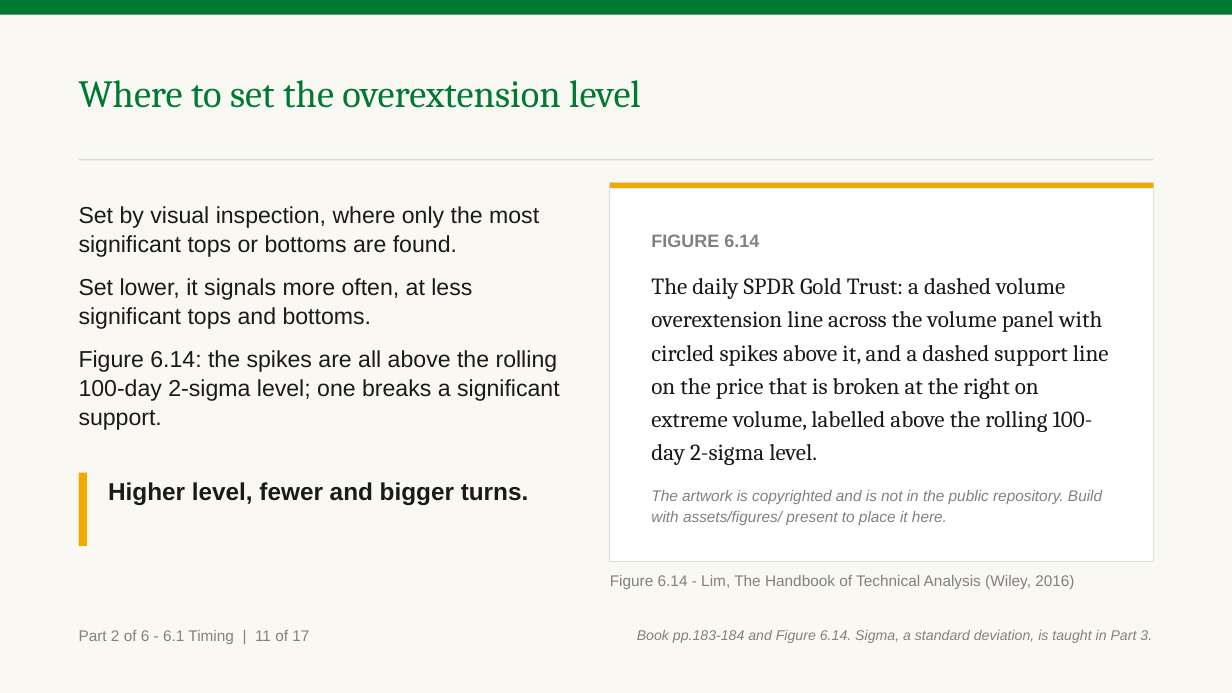
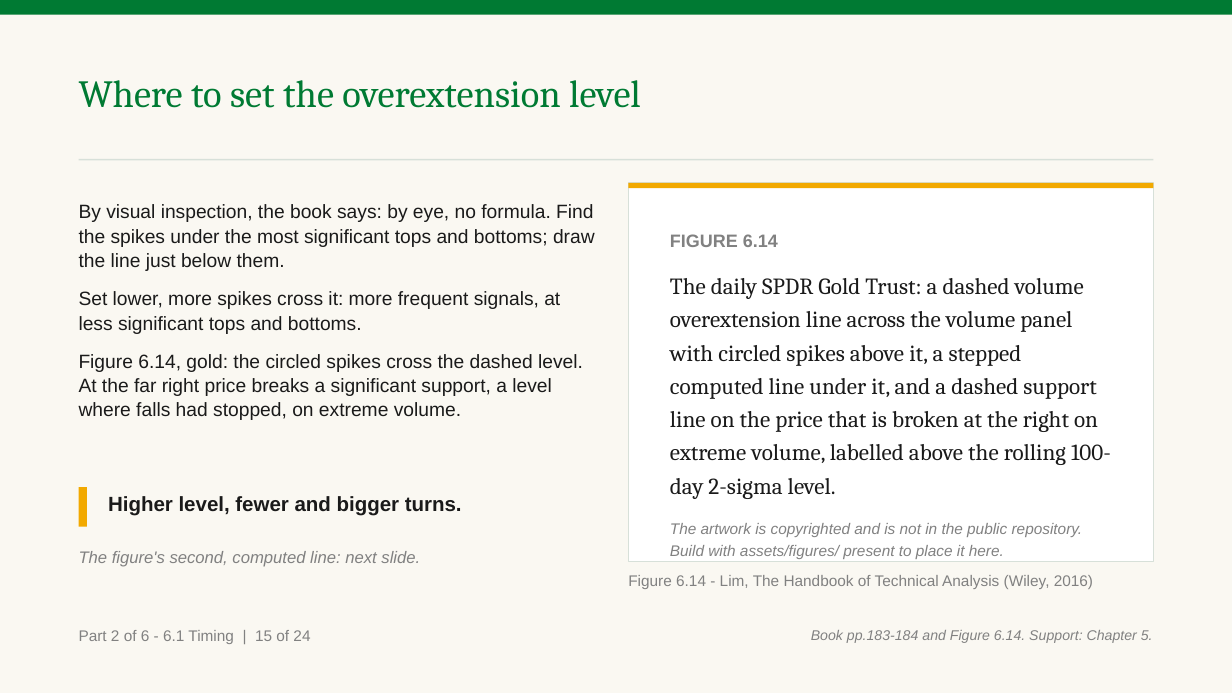
Before and after one commit to benjiesotelo-sudo/Telos_FIN1209, a slide deck: slide 51 of chapter-06/FIN1209-Chapter-06.pptx (slide 47 before the commit). Drawn at 1232x693 pixels with LibreOffice and Linux fonts; fonts in the diff are those of the drawing. Boxes give left, top, right and bottom in pixels: in the first picture for what was removed or moved away, otherwise in the second. Text is boxed around its words. In the diff, an @@ line names an element or a change of style, - is before the commit and + after.

```diff
--- a/chapter-06/FIN1209-Chapter-06.pptx
+++ b/chapter-06/FIN1209-Chapter-06.pptx
@@ text at [79,204,595,420]: text changed; size 18 to 15 pt @@
-Set by visual inspection, where only the most significant tops or bottoms are found.
-Set lower, it signals more often, at less significant tops and bottoms.
-Figure 6.14: the spikes are all above the rolling 100-day 2-sigma level; one breaks a significant support.
+By visual inspection, the book says: by eye, no formula. Find the spikes under the most significant tops and bottoms; draw the line just below them.
+Set lower, more spikes cross it: more frequent signals, at less significant tops and bottoms.
+Figure 6.14, gold: the circled spikes cross the dashed level. At the far right price breaks a significant support, a level where falls had stopped, on extreme volume.
@@ rectangle: place and size @@
-rectangle at [610,183,1153,562]
+rectangle at [628,183,1153,562]
@@ rectangle: place and size @@
-rectangle at [610,183,1153,189]
+rectangle at [628,183,1153,189]
@@ text "FIGURE 6.14": place and size @@
-text "FIGURE 6.14" at [651,234,1109,525]
+text "FIGURE 6.14" at [670,234,1111,559]
@@ text at [670,278,1111,499]: text changed @@
-The daily SPDR Gold Trust: a dashed volume overextension line across the volume panel with circled spikes above it, and a dashed support line on the price that is broken at the right on extreme volume, labelled above the rolling 100-day 2-sigma level.
+The daily SPDR Gold Trust: a dashed volume overextension line across the volume panel with circled spikes above it, a stepped computed line under it, and a dashed support line on the price that is broken at the right on extreme volume, labelled above the rolling 100-day 2-sigma level.
@@ rectangle: place and size @@
-rectangle at [79,473,87,546]
+rectangle at [79,487,87,527]
@@ text "Higher level, fewer and bigger ...": place and size @@
-text "Higher level, fewer and bigger ..." at [108,482,529,505]
+text "Higher level, fewer and bigger ..." at [108,496,462,516]
@@ text "Higher level, fewer and bigger ..." at [108,496,462,516]: size 19 to 16 pt @@
@@ text added at [79,551,420,567], 13 pt, text #818181, italic @@
+The figure's second, computed line: next slide.
@@ text "Figure 6.14 - Lim, The ...": place and size @@
-text "Figure 6.14 - Lim, The ..." at [610,575,1074,589]
+text "Figure 6.14 - Lim, The ..." at [628,575,1093,589]
@@ text at [79,630,310,644]: text changed @@
-Part 2 of 6 - 6.1 Timing | 11 of 17
+Part 2 of 6 - 6.1 Timing | 15 of 24
@@ text at [811,630,1153,643]: text changed @@
-Book pp.183-184 and Figure 6.14. Sigma, a standard deviation, is taught in Part 3.
+Book pp.183-184 and Figure 6.14. Support: Chapter 5.
```
Also in this commit, not shown: 16 other slides changed, 7 slides added, 3 other files.
